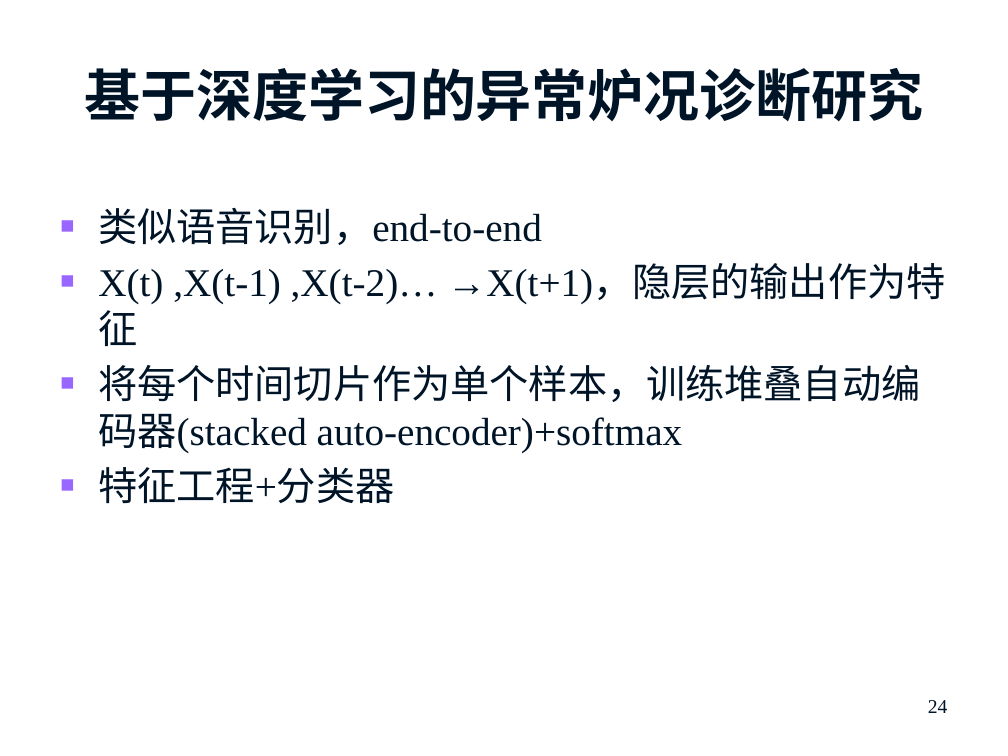
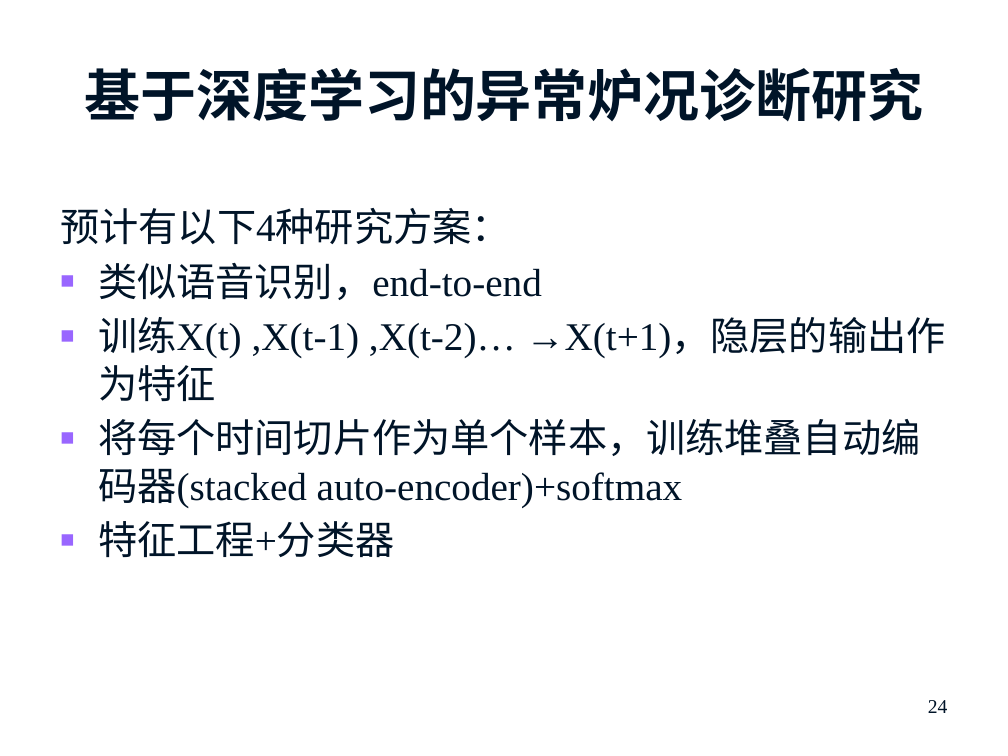
Before and after one commit to prm10/paper, a slide deck: slide 24 of 开题/硕士开题报告_庞人铭.pptx. Drawn at 1008x756 pixels with LibreOffice and Linux fonts; fonts in the diff are those of the drawing; background and template pictures are left out. Boxes give left, top, right and bottom in pixels: in the first picture for what was removed or moved away, otherwise in the second. Text is boxed around its words. In the diff, an @@ line names an element or a change of style, - is before the commit and + after.

```diff
--- a/开题/硕士开题报告_庞人铭.pptx
+++ b/开题/硕士开题报告_庞人铭.pptx
@@ text at (60, 208, 510, 244): paragraph added @@
+预计有以下4种研究方案：
@@ text at (98, 317, 946, 401): text changed @@
-■ X(t) ,X(t-1) ,X(t-2)… →X(t+1)，隐层的输出作为特征
+■ 训练X(t) ,X(t-1) ,X(t-2)… →X(t+1)，隐层的输出作为特征
```
Also in this commit, not shown: 2 other slides changed, 2 other files.
